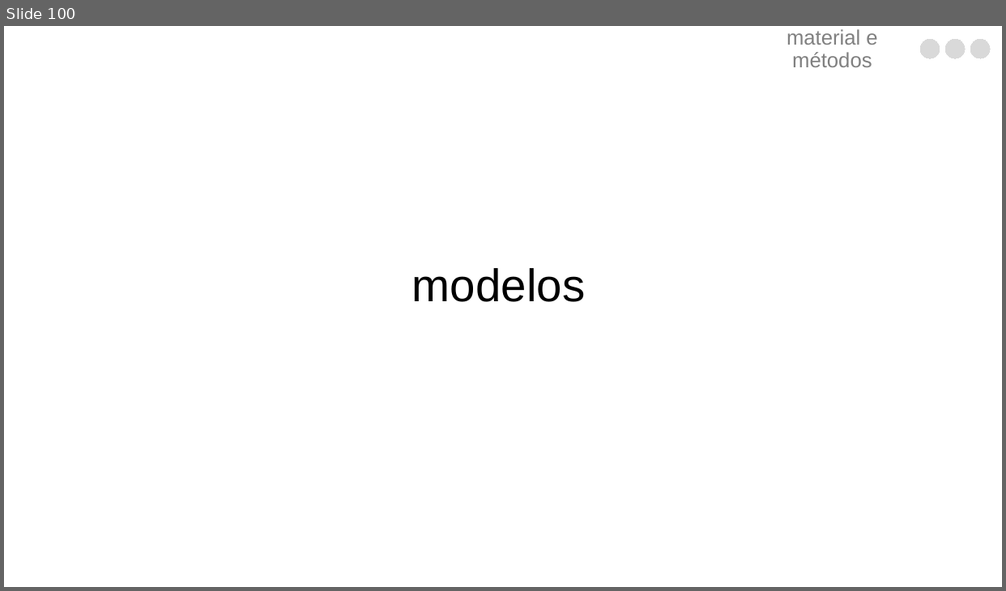
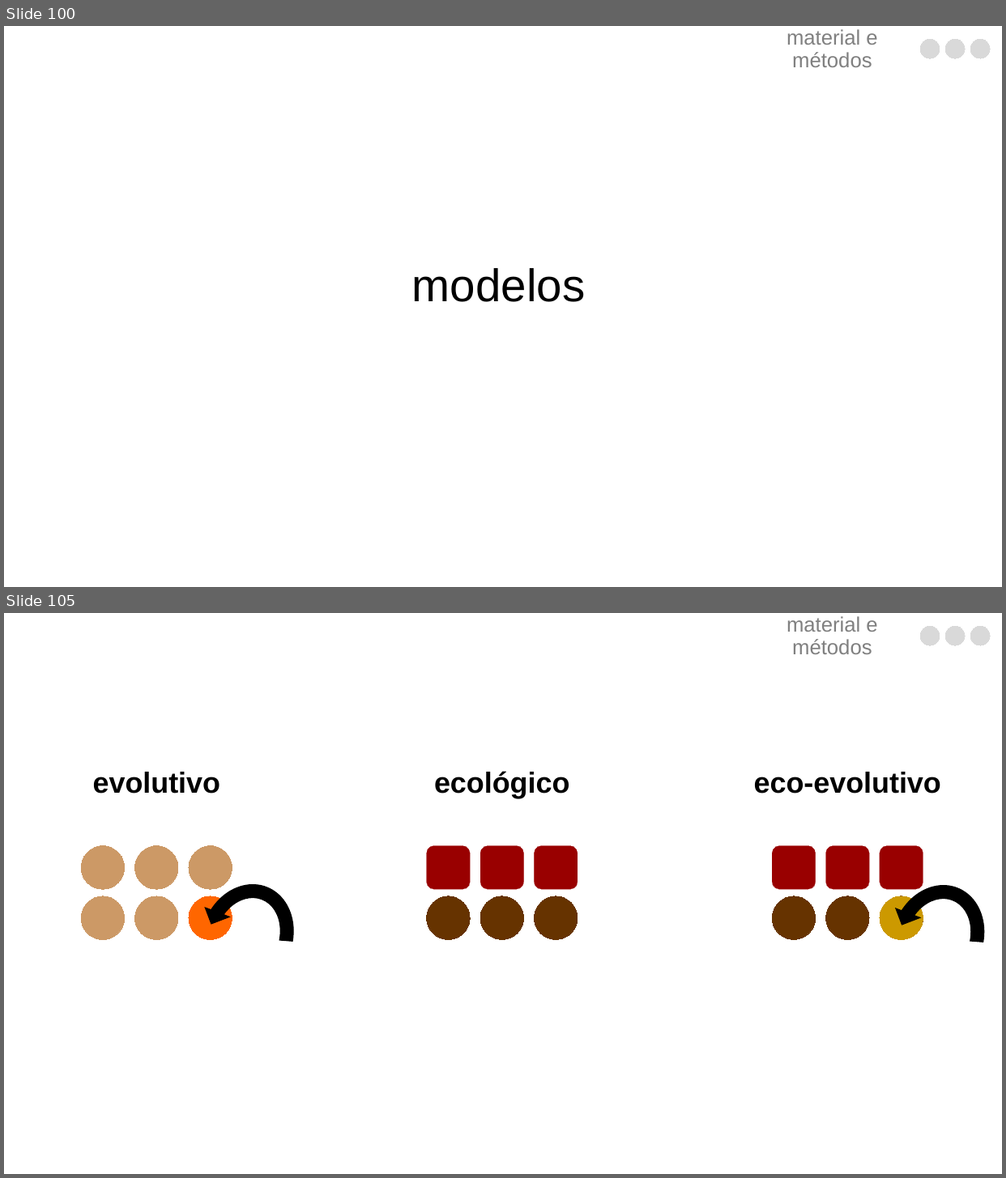
Before and after one commit to luisanovara/dissertacao, a slide deck: DEFESA.pptx. Shown one above the other, each under a label of ours: slide 100 before the commit, slides 100 and 105 after it; the slides between them are not shown. The pictures are 1006x591 and 1006x1178 pixels, drawn with LibreOffice and Linux fonts; fonts in the diff are those of the drawing. Boxes give left, top, right and bottom in pixels: in the first picture for what was removed or moved away, otherwise in the second. Text is boxed around its words. In the diff, an @@ line names an element or a change of style, - is before the commit and + after.

```diff
--- a/DEFESA.pptx
+++ b/DEFESA.pptx
@@ slide 105 added at (4, 613, 1002, 1174), background #FFFFFF @@
@@ text added at (786, 616, 877, 654), 20 pt, text #808080 @@
+material e métodos
@@ freeform shape added at (920, 627, 940, 646), fill #D9D9D9, outline #D9D9D9 0 pt @@
@@ freeform shape added at (946, 627, 965, 646), fill #D9D9D9, outline #D9D9D9 0 pt @@
@@ freeform shape added at (970, 627, 990, 646), fill #D9D9D9, outline #D9D9D9 0 pt @@
@@ text added at (93, 772, 220, 794), 28 pt, text #000000, bold @@
+evolutivo
@@ text added at (434, 771, 569, 798), 28 pt, text #000000, bold @@
+ecológico
@@ text added at (754, 772, 941, 794), 28 pt, text #000000, bold @@
+eco-evolutivo
@@ freeform shape added at (81, 845, 125, 889), fill #CC9966, outline #CC9966 0 pt @@
@@ freeform shape added at (135, 845, 178, 889), fill #CC9966, outline #CC9966 0 pt @@
@@ freeform shape added at (189, 845, 232, 889), fill #CC9966, outline #CC9966 0 pt @@
@@ freeform shape added at (427, 845, 471, 889), fill #990000, outline #990000 0 pt @@
@@ freeform shape added at (480, 845, 523, 889), fill #990000, outline #990000 0 pt @@
@@ freeform shape added at (534, 845, 577, 889), fill #990000, outline #990000 0 pt @@
@@ freeform shape added at (772, 845, 816, 889), fill #990000, outline #990000 0 pt @@
@@ freeform shape added at (826, 845, 869, 889), fill #990000, outline #990000 0 pt @@
@@ freeform shape added at (880, 845, 923, 889), fill #990000, outline #990000 0 pt @@
@@ circular arrow added at (178, 863, 317, 1012), fill #000000, outline #000000 1 pt @@
@@ circular arrow added at (868, 863, 1002, 1013), fill #000000, outline #000000 1 pt @@
@@ freeform shape added at (81, 897, 125, 940), fill #CC9966, outline #CC9966 0 pt @@
@@ freeform shape added at (135, 897, 178, 940), fill #CC9966, outline #CC9966 0 pt @@
@@ freeform shape added at (189, 897, 232, 940), fill #CC9966, outline #CC9966 0 pt @@
@@ freeform shape added at (189, 897, 232, 940), fill #FF6600, outline #FF6600 0 pt @@
@@ freeform shape added at (427, 897, 471, 940), fill #663300, outline #663300 0 pt @@
@@ freeform shape added at (481, 897, 524, 940), fill #663300, outline #663300 0 pt @@
@@ freeform shape added at (534, 897, 577, 940), fill #663300, outline #663300 0 pt @@
@@ freeform shape added at (772, 897, 816, 940), fill #663300, outline #663300 0 pt @@
@@ freeform shape added at (826, 897, 869, 940), fill #663300, outline #663300 0 pt @@
@@ freeform shape added at (880, 897, 923, 940), fill #663300, outline #663300 0 pt @@
@@ freeform shape added at (880, 897, 923, 940), fill #CC9900, outline #CC9900 0 pt @@
```
Also in this commit, not shown: 3 slides changed, 1 other slide added.
